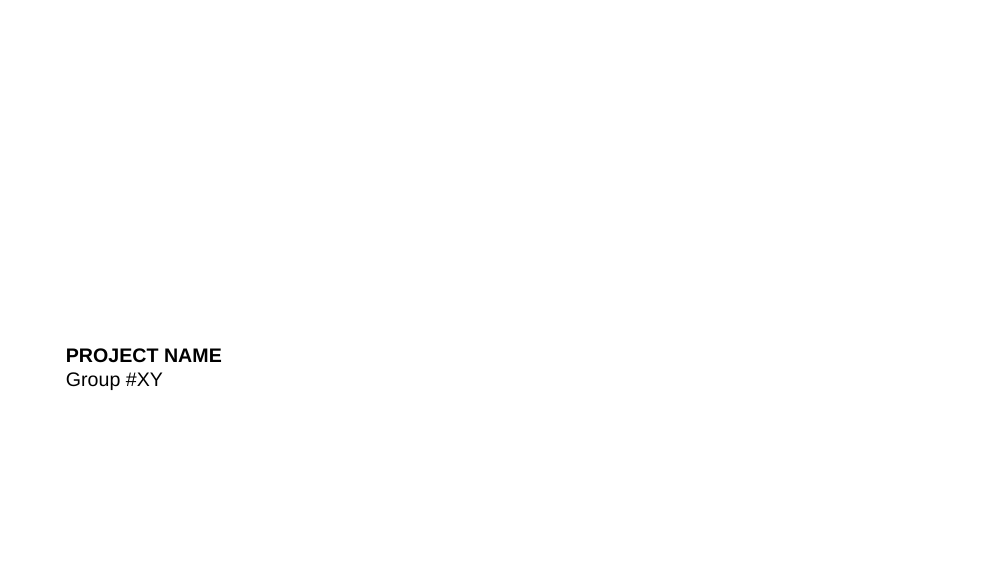
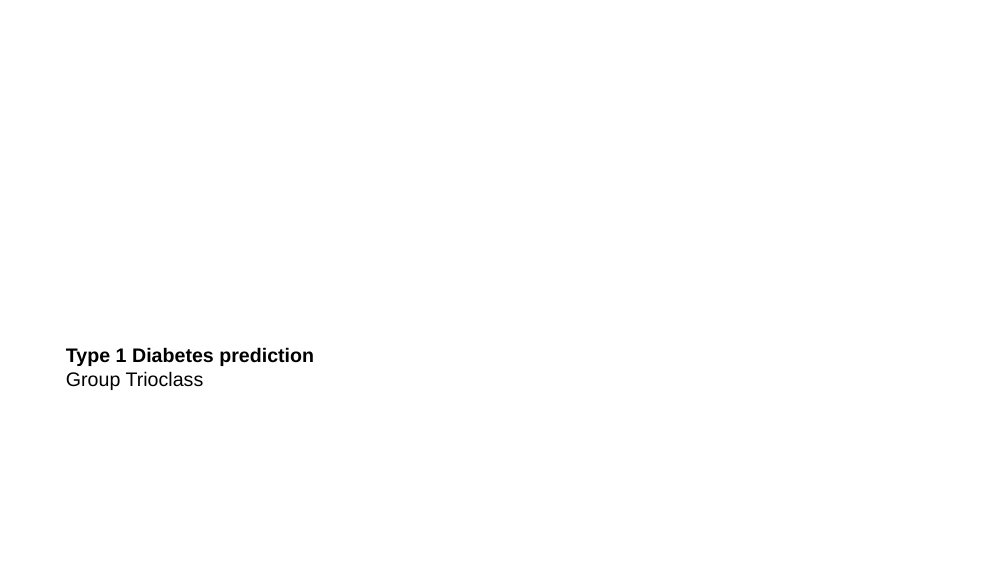
Before and after one commit to Blubberbrumm/Techlabs-ds-2, a slide deck: slide 7 of Diabetes_pitch.ppt. Drawn at 1008x567 pixels with LibreOffice and Linux fonts; fonts in the diff are those of the drawing; background and template pictures are left out. Boxes give left, top, right and bottom in pixels: in the first picture for what was removed or moved away, otherwise in the second. Text is boxed around its words. In the diff, an @@ line names an element or a change of style, - is before the commit and + after.

```diff
--- a/Diabetes_pitch.ppt
+++ b/Diabetes_pitch.ppt
@@ title at bbox=[66, 347, 314, 390]: text changed @@
-PROJECT NAME
-Group #XY
+Type 1 Diabetes prediction
+Group Trioclass
```
Also in this commit, not shown: 3 other slides changed, 1 slide added, 1 slide removed.
